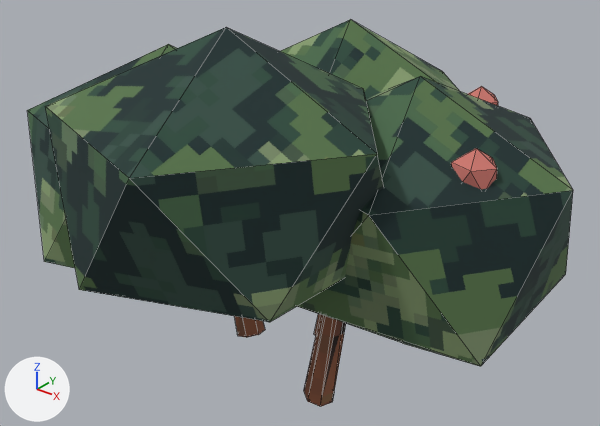
What one commit did to the glTF model ArenaTaticaUnity/Assets/ArenaTatica/Resources/Models/Mapa/bosque/arbusto.glb.
Rendered twice from a 50 mm camera at (0.634, -0.772, 0.734) aimed at (0.011, 0.008, 0.25). Arrows for +X, +Y and +Z are at lower left; the lights stay in place. The picture after the commit comes second. Mesh edges are drawn as thin lines.

Objects in the first picture: 'bosque_arbusto'.
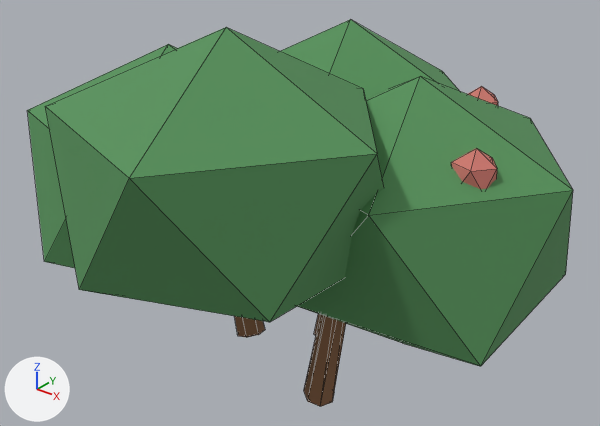
Boxes [x1, y1, x2, y2] around the edits, measured in the pictures (600 x 426 px):
'bosque_arbusto', surface changed (lighter): [27, 19, 573, 403] in both

Diff of the bpy script that builds the scene:
```diff
--- a/ArenaTaticaUnity/Assets/ArenaTatica/Resources/Models/Mapa/bosque/arbusto.glb.py
+++ b/ArenaTaticaUnity/Assets/ArenaTatica/Resources/Models/Mapa/bosque/arbusto.glb.py
@@ mat_bosque_folhagem @@
 n0 = _N.new('ShaderNodeBsdfPrincipled'); n0.name = 'Principled BSDF'
-n0.inputs[2].default_value = 0.9  # 'Roughness'
+n0.inputs[2].default_value = 0.88  # 'Roughness'
 n1 = _N.new('ShaderNodeOutputMaterial'); n1.name = 'Material Output'
@@ mat_bosque_folhagem @@
 n2 = _N.new('ShaderNodeMix'); n2.name = 'Mix'
 n2.inputs[0].default_value = 1.0  # 'Factor'
+n2.inputs[7].default_value = (0.09, 0.28, 0.1, 1.0)  # 'B', green #559059
 n3 = _N.new('ShaderNodeVertexColor'); n3.name = 'Color Attribute'
-n4 = _N.new('ShaderNodeTexImage'); n4.name = 'Image Texture'
-n4.image = img_bosque_folhagem
-n4.interpolation = 'Closest'
 _L.new(n0.outputs[0], n1.inputs[0])  # 'BSDF' to 'Surface'
 _L.new(n2.outputs[2], n0.inputs[0])  # 'Result' to 'Base Color'
-_L.new(n3.outputs[0], n2.inputs[7])  # 'Color' to 'B'
-_L.new(n4.outputs[0], n2.inputs[6])  # 'Color' to 'A'
+_L.new(n3.outputs[0], n2.inputs[6])  # 'Color' to 'A'
```
